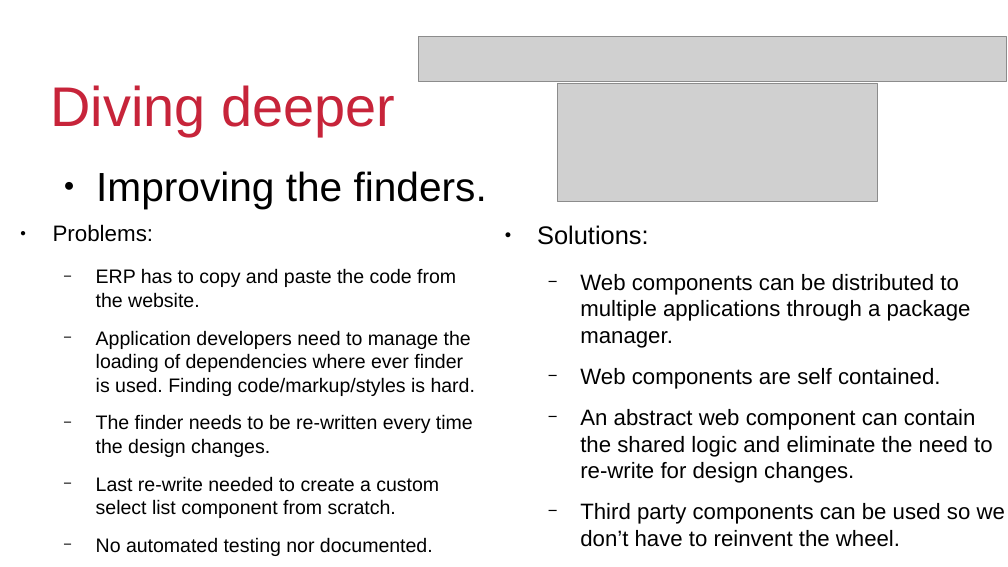
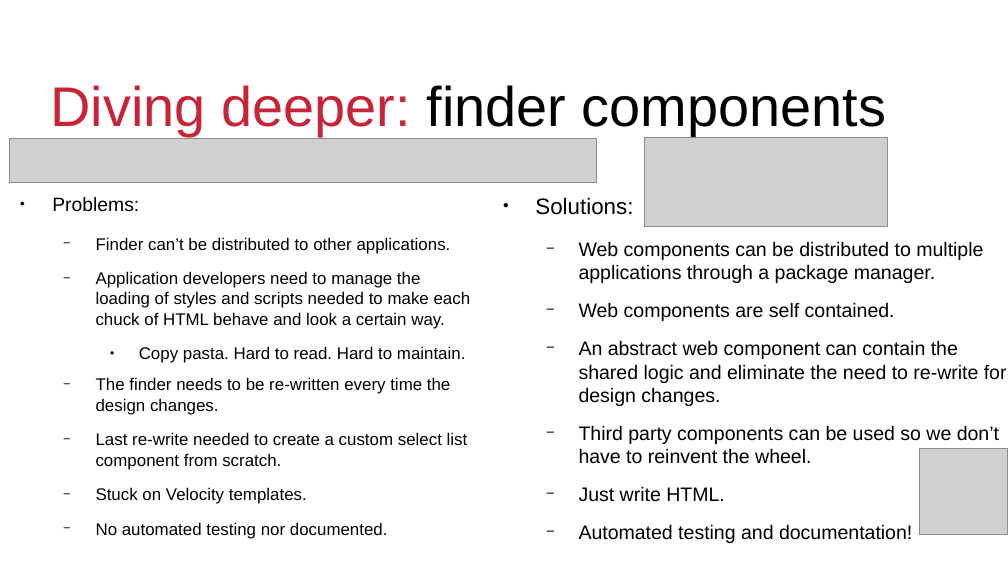
Before and after one commit to QuiWorks/wc-presentation, a slide deck: slide 12 of wc-pp-presentation.odp (slide 10 before the commit). Drawn at 1008x567 pixels with LibreOffice and Linux fonts; fonts in the diff are those of the drawing; grey boxes stand for pictures; background and template pictures are left out. Boxes give left, top, right and bottom in pixels: in the first picture for what was removed or moved away, otherwise in the second. Text is boxed around its words. In the diff, an @@ line names an element or a change of style, - is before the commit and + after.

```diff
--- a/wc-pp-presentation.odp
+++ b/wc-pp-presentation.odp
@@ title at [50,85,886,136]: text changed; text colour #C7243A to #000000 @@
-Diving deeper
+Diving deeper: finder components
@@ picture: place and size @@
-picture at [419,37,1006,81]
+picture at [9,138,596,183]
@@ picture: place and size @@
-picture at [558,83,878,201]
+picture at [644,137,887,227]
@@ text removed at [96,171,487,208] @@
-● Improving the finders.
@@ text "Problems:": place and size @@
-text "Problems:" at [53,224,475,518]
+text "Problems:" at [52,197,471,504]
@@ text at [52,197,468,470]: size 17.6 to 15.2 pt in "Problems:"; size 15.4 to 13.3 pt in "The finder needs to be re-written every ...", "Last re-write needed to create a custom ...", "No automated testing nor documented." @@
@@ text "Solutions:": place and size @@
-text "Solutions:" at [537,225,1005,547]
+text "Solutions:" at [535,197,1007,502]
@@ text at [535,197,1007,464]: size 20 to 17.6 pt in "Solutions:"; size 17.5 to 15.4 pt in "Web components can be distributed to multiple ...", "Web components are self contained.", "An abstract web component can contain the ...", "Third party components can be used so ..." @@
@@ text at [96,237,471,363]: text changed; size 15.4 to 13.3 pt @@
-  − ERP has to copy and paste the code from the website.
-  − Application developers need to manage the loading of dependencies where ever finder is used. Finding code/markup/styles is hard.
+  − Finder can’t be distributed to other applications.
+  − Application developers need to manage the loading of styles and scripts needed to make each chuck of HTML behave and look a certain way.
+    ● Copy pasta. Hard to read. Hard to maintain.
@@ picture added at [919,448,1008,534] @@
@@ text at [96,487,307,504]: paragraph added @@
+  − Stuck on Velocity templates.
@@ text at [579,486,725,502]: text changed; size 17.5 to 15.4 pt @@
-  − Web components have automated tests and documentation.
+  − Just write HTML.
+  − Automated testing and documentation!
@@ page number at [766,541,1001,567]: text changed @@
-10
+12
```
Also in this commit, not shown: 8 other slides changed, 2 slides added.
